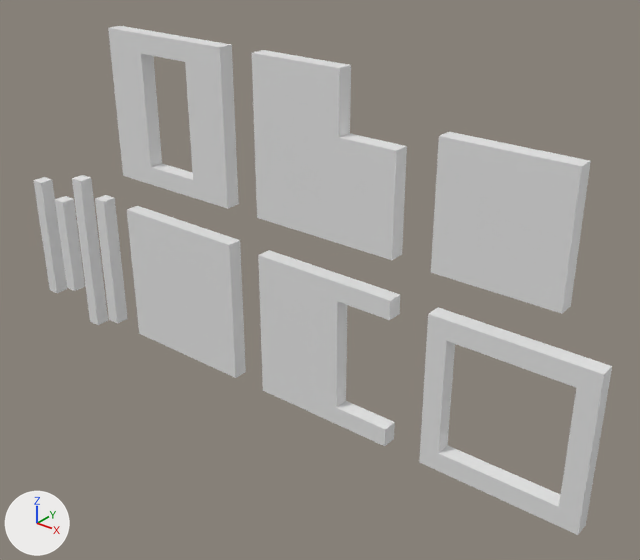
Renders of the FBX model Assets/meshes/boilerplates.fbx from each side of a commit.
Both versions are drawn from a 50 mm camera at (16.87, -15.07, 13.12) aimed at (4.3, 0.64, 3.39). Every picture has the same lights, and +X, +Y and +Z are marked at lower left.

The first picture shows 'boilerplate_3.8_corner', 'boilerplate_3_corner', 'boilerplate_3x3_closed', 'boilerplate_4.8_corner', 'boilerplate_4_corner', 'boilerplate_4x4_closed', 'boilerplate_4x4_open-1.6x3', 'boilerplate_4x4_open-3x3', 'boilerplate_8x4_open-3x3', 'boilerplate_8x8_open-3x3'.
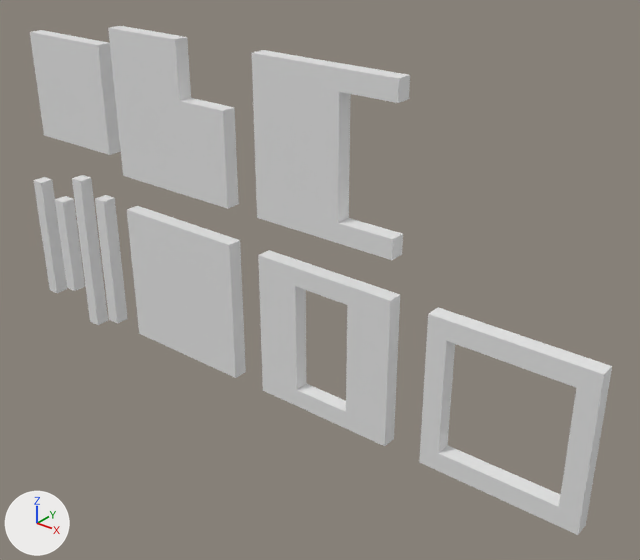
What changed in the scene script:
```text
Change me_cube_010:
    where me_cube_010.from_pydata(...)  # 16 vertices, 14 faces; spans x -1.94..2.06, y -0.2..0.2, z -1.94..2.06
    used by ob_boilerplate_8x8_open_3x3; location = (4.94, 0.0, 6.94)
    me_cube_010 part 1: the whole mesh is moved by (-0.06, 0.0, -0.06)
Change ob_boilerplate_8x4_open_3x3:
    ob_boilerplate_8x4_open_3x3.location: (5.17, 0.0, 2.0) -> (5.0, 0.0, 7.0)
Change ob_boilerplate_4x4_open_1_6x3:
    ob_boilerplate_4x4_open_1_6x3.location: (0.0, 0.0, 7.0) -> (5.0, 0.0, 2.0)
Change ob_boilerplate_8x8_open_3x3:
    ob_boilerplate_8x8_open_3x3.location: (4.94, 0.0, 6.94) -> (0.0, 0.0, 7.0)
Change ob_boilerplate_3x3_closed:
    ob_boilerplate_3x3_closed.location: (9.5, 0.0, 6.5) -> (-4.0, 0.0, 7.0)
```

Pixel boxes [x1, y1, x2, y2] of what changed, in the pictures (640 x 560 px):
'boilerplate_8x8_open-3x3', moved: before [252, 50, 407, 260]; after [108, 26, 239, 209]
'boilerplate_8x4_open-3x3', moved: before [258, 250, 400, 446]; after [252, 50, 410, 260]
'boilerplate_4x4_open-1.6x3', moved: before [108, 26, 239, 209]; after [258, 250, 400, 446]
'boilerplate_3x3_closed', moved: before [431, 132, 591, 314]; after [30, 30, 121, 155]
